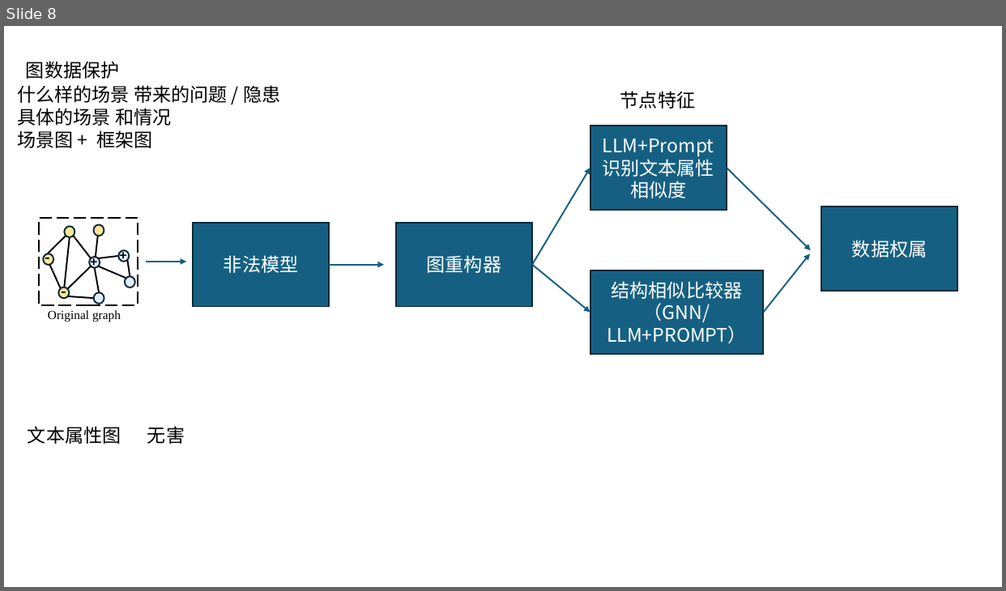
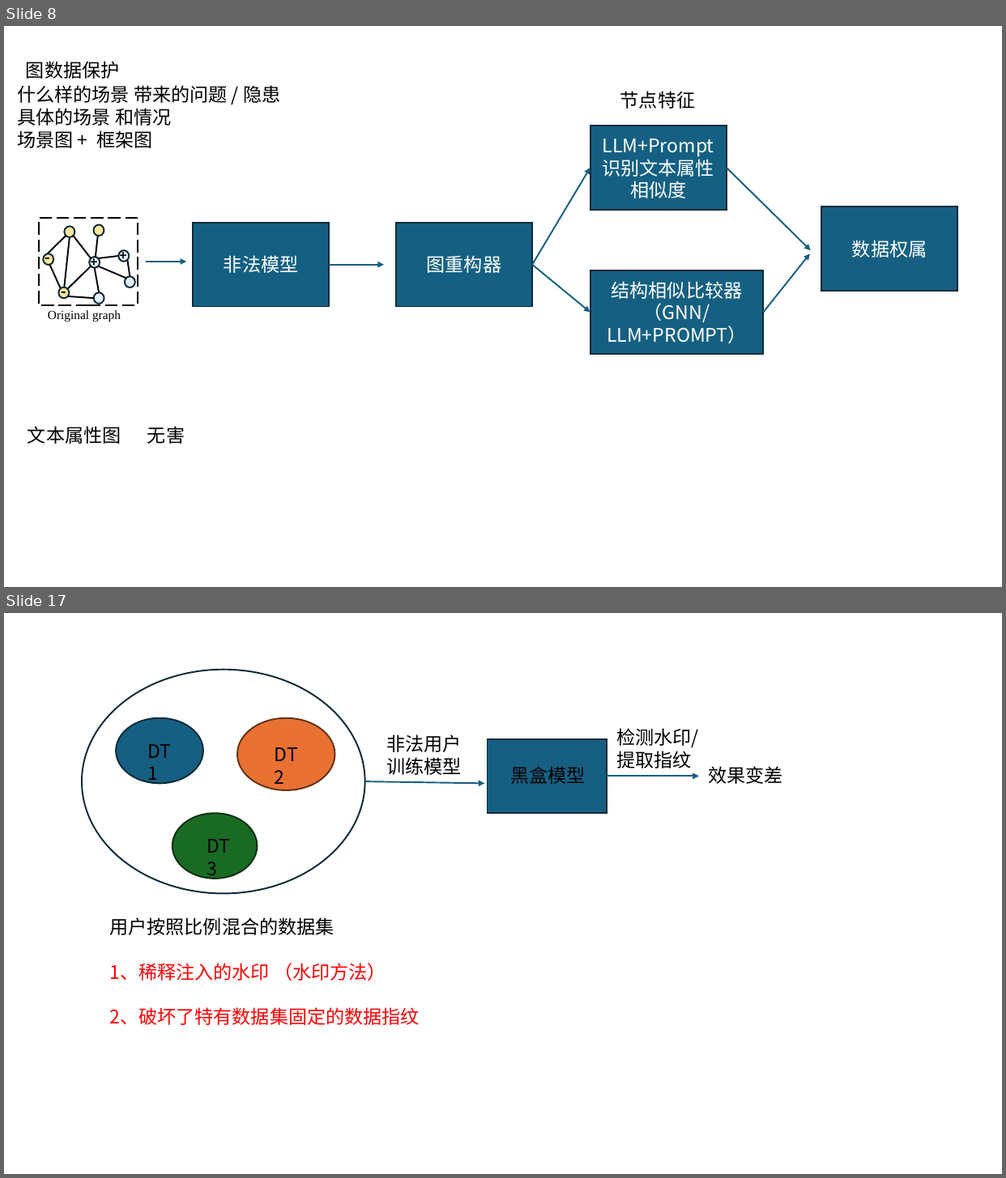
Before and after one commit to renhai1/text-graph-dov, a slide deck: 2025-08-14.pptx. Shown one above the other, each under a label of ours: slide 8 before the commit, slides 8 and 17 after it; the slides between them are not shown. The pictures are 1006x591 and 1006x1178 pixels, drawn with LibreOffice and Linux fonts; fonts in the diff are those of the drawing. Boxes give left, top, right and bottom in pixels: in the first picture for what was removed or moved away, otherwise in the second. Text is boxed around its words. In the diff, an @@ line names an element or a change of style, - is before the commit and + after.

```diff
--- a/2025-08-14.pptx
+++ b/2025-08-14.pptx
@@ slide 17 added at (4, 613, 1002, 1174), background #FFFFFF @@
@@ ellipse added at (82, 669, 364, 894), fill #FFFFFF, outline #092A39 1.5 pt @@
@@ ellipse added at (116, 717, 203, 783), fill #156082, outline #092A39 1.5 pt @@
@@ ellipse added at (237, 717, 335, 790), fill #E97132, outline #663216 1.5 pt @@
@@ text added at (616, 728, 698, 769), 18 pt, text #000000 @@
+检测水印/
+提取指纹
@@ text added at (140, 736, 188, 766), 18 pt, text #000000 @@
+DT1
@@ text added at (266, 739, 315, 769), 18 pt, text #000000 @@
+DT2
@@ text added at (387, 735, 462, 775), 18 pt, text #000000 @@
+非法用户
+训练模型
@@ rectangle added at (488, 739, 607, 814), fill #156082, outline #092A39 1.5 pt @@
@@ arrow added from (364, 781) to (484, 784), #156082 1.5 pt @@
@@ text added at (510, 766, 585, 784), 18 pt, text #000000 @@
+黑盒模型
@@ arrow added from (607, 776) to (699, 776), #156082 1.5 pt @@
@@ text added at (708, 766, 782, 784), 18 pt, text #000000 @@
+效果变差
@@ ellipse added at (172, 814, 257, 879), fill #196B24, outline #0B2F10 1.5 pt @@
@@ text added at (199, 831, 247, 861), 18 pt, text #000000 @@
+DT3
@@ text added at (109, 918, 419, 1025), 18 pt, text #FF0000 @@
+用户按照比例混合的数据集
+1、稀释注入的水印 （水印方法）
+2、破坏了特有数据集固定的数据指纹
```
Also in this commit, not shown: 5 slides changed, 13 other slides added.
